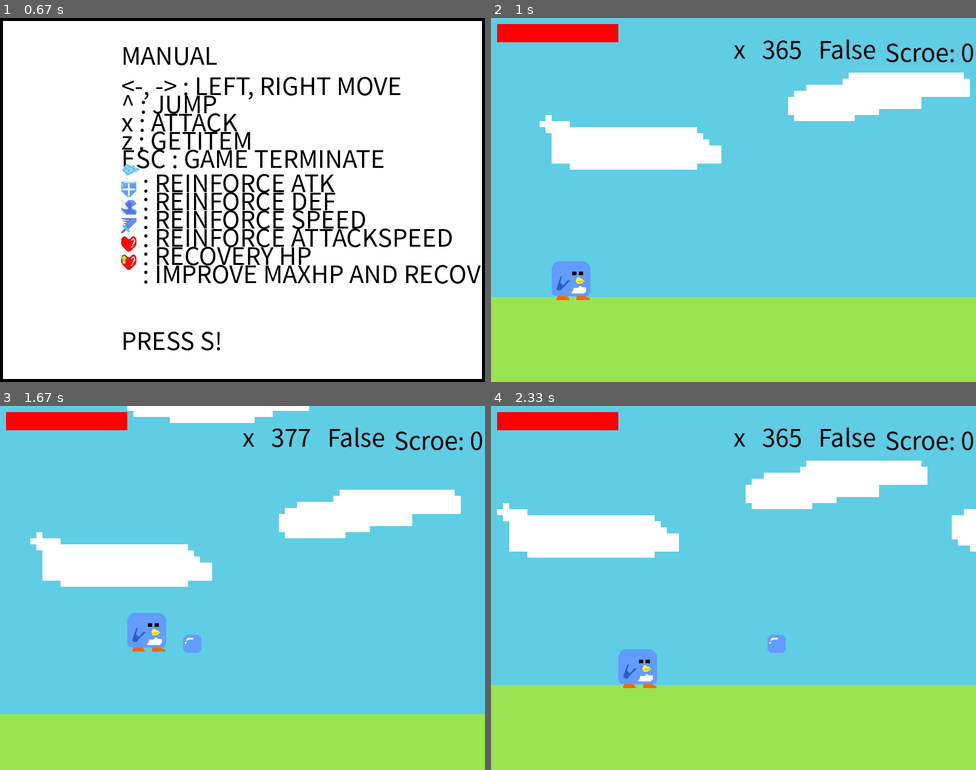
Above: before the commit, frames 1-4 (two rows, left to right).
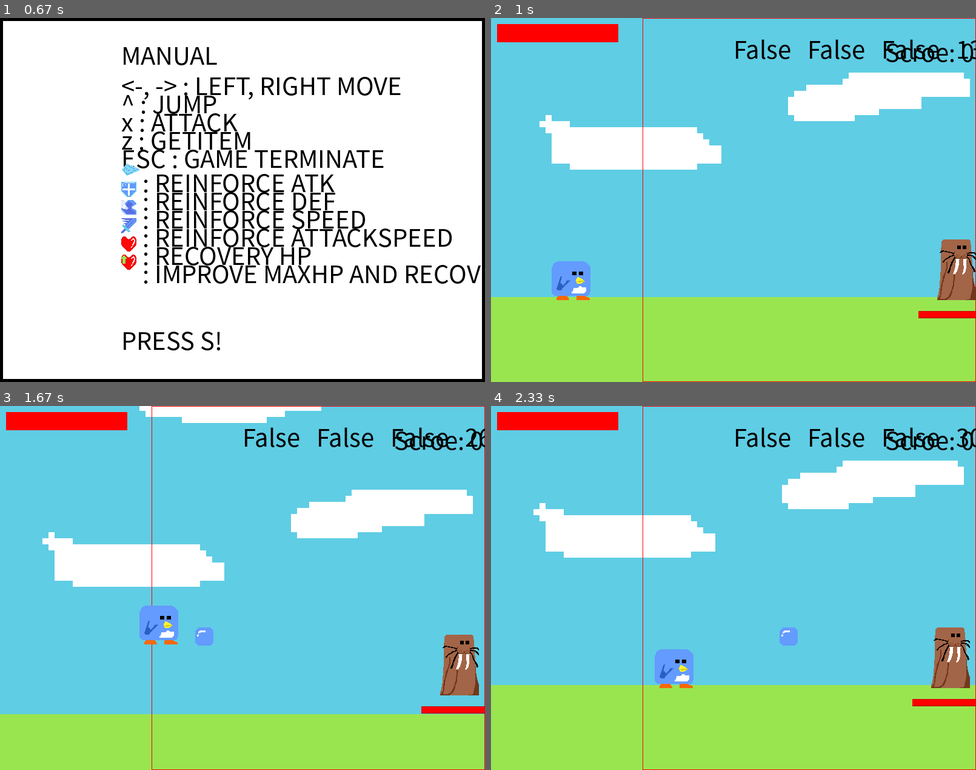
Above: after the commit, the same moments.

Repository: jeojw/code_practice
Game: pygame game, started from pygames/Adventure.py
The game is run twice, just before and just after one commit, with the same random seed, the same clock (stepped at 60 frames per second) and the same inputs.
Inputs:
- Up to frame 1 (0.67 s): tap S at 0.33 s
- Up to frame 2 (1 s): tap S at 0.67 s
- Up to frame 3 (1.67 s): hold Right 1-1.47 s; hold Up from 1.5 s (still down); tap X at 1.57 s
- Up to frame 4 (2.33 s): release Up at 1.8 s; hold Right 1.83-2.3 s; tap X at 1.9, 2.2 s

Frame 1 is identical in both runs. In frame 2, 2.8% of the frame differs, in the area x 31-100%, y 0-100%; in frame 3, 5.5%; in frame 4, 9.1%, in the area x 1-100%, y 0-100%.

Commit message:
일단..... 어느 정도 카메라 오류는 어느 정도 수정했으나... 플레이어가 점프했을때 적의 y좌표 오류는 여전함

Diff:
--- a/pygames/Adventure.py
+++ b/pygames/Adventure.py
@@ -16,6 +16,8 @@
 
 CAMERAXMARGIN = 250
 CAMERAYMARGIN = 200
+
+JUMPDISTANCE = 80
 
 '''
 오브젝트의 스텟 관련 변수
@@ -147,13 +149,17 @@
         self.ClearStage = False # 스테이지가 클리어 됬는지 아닌지 판별하는 불값
         self.XCameraMoveable = True # 카메라가 이동가능한 상태인지 설정시켜주는 불값
         self.isXCameraMove = False # 지금 카메라가 작동하고 있는지 판별시켜주는 불값
+        self.forceXMove = False # 모든 적이 죽었르 경우 발동되는 불값
         self.isYCameraMove = False
         self.isSlackColide = False
         self.CameraDirection = LEFT # 카메라 방향
-        self.Deadboollist = []
+        self.DeadCounts = 0
         self.CameraPos = [0, 0] # 카메라 위치
         self.CameraSlack = pygame.Rect(CAMERAXMARGIN, CAMERAYMARGIN, x_size - CAMERAXMARGIN * 2, MAP_GROUND - CAMERAYMARGIN)
 
+        self.dx = 0
+        self.dy = 0
+
         self.score = 0 # 스코어
 
     def UpdateScore(self):
@@ -161,7 +167,7 @@
         스코어를 업데이트시켜주는 메서드
         '''
         itemscore = self.PLAYER.itemcounts * 10
-        killscore = len(self.Deadboollist) * 40
+        killscore = self.DeadCounts * 40
         stageclearscore = 0
 
         if (self.ClearStage):
@@ -287,7 +293,7 @@
             self.PLAYER.SetStat(*PlayerStat)
             Itemlist.append(ItemObject(900, MAP_GROUND, HPRECOVERY))
 
-            Enemylist.append(EnemyObject(1900))
+            Enemylist.append(EnemyObject(800))
             #Enemylist.append(EnemyObject(300))
             #Enemylist.append(EnemyObject(500))
             #Enemylist.append(EnemyObject(700))
@@ -300,19 +306,31 @@
         '''
         Enemylist.clear()
         Itemlist.clear()
+        self.DeadCounts = 0
 
     def DrawStage(self):
         '''
         스테이지를 그려주는 메서드
         '''
         Screen.blit(self.mapImages[self.stage - 1], (0, y_size - map_y_size), (self.CameraPos[0], self.CameraPos[1], map_x_size, map_y_size))
+        pygame.draw.rect(Screen, RED, [CAMERAXMARGIN, 0, x_size - CAMERAXMARGIN, y_size], 1)
         write(SmallFont, 'Scroe: ' + str(self.score), BLACK, 650, 25)
 
-    def CameraMovement(self, dx=0, dy=0):
+    def UpdateEnemy(self):
+        for enemy in Enemylist:
+            if (enemy.GetCondition(DEAD)):
+                self.DeadCounts += 1
+                break
+            else:
+                continue
+
+    def CameraXMovement(self, dx=0):
         '''
         카메라 이동을 관리하는 메서드
         '''
         self.CameraPos[0] += dx
+
+    def CameraYMovement(self, dy=0):
         self.CameraPos[1] += dy
 
     def UpdateCamera(self):
@@ -325,38 +343,35 @@
 
         if (self.CameraPos[0] + x_size >= map_x_size):
             self.CameraPos[0] = map_x_size - x_size
-            self.isXCameraMove = False
             self.XCameraMoveable = False
         elif (PlayerCenterX <= CAMERAXMARGIN and self.CameraPos[0] <= 0):
             self.CameraPos[0] = 0
-            self.isYCameraMove = False
             self.XCameraMoveable = False
 
         for enemy in Enemylist:
-            if (enemy.GetPos(X) < x_size and enemy.GetPos(X) >= 0):
-                self.isXCameraMove = False
+            if (enemy.GetPos(X) <= x_size - enemy.GetSize(WIDTH) and enemy.GetPos(X) >= 0):
                 if (not enemy.GetCondition(DEAD)):
+                    self.isXCameraMove = False
                     self.XCameraMoveable = False
-                else:
+                elif (enemy.GetCondition(DEAD)):
                     self.XCameraMoveable = True
-                    if (PlayerCenterX > CAMERAXMARGIN):
-                        self.isXCameraMove = True
-
-
-        if (self.XCameraMoveable is False):
+                    if (self.CameraPos[0] > 0 and self.CameraPos[1] < map_x_size - x_size):
+                        if (PlayerCenterX > CAMERAXMARGIN and self.CameraDirection == RIGHT):
+                            self.forceXMove = True
+                        else:
+                            self.forceXMove = False
+        if (self.PLAYER.GetCondition(WALK)):
+            self.isXCameraMove = True
+        else:
+            self.isXCameraMove = False
+
+        if (not self.XCameraMoveable):
             if (self.CameraPos[0] >= map_x_size - x_size):
                 if (PlayerCenterX < CAMERAXMARGIN):
                     self.XCameraMoveable = True
             elif (self.CameraPos[0] <= 0):
                 if (PlayerCenterX > CAMERAXMARGIN):
                     self.XCameraMoveable = True
-
-        else:
-            if (self.PLAYER.GetCondition(WALK) or PlayerCenterX > CAMERAXMARGIN):
-                self.isXCameraMove = True
-            else:
-                self.isXCameraMove = False
-
 
         if (self.PLAYER.GetCondition(ONGROUND)):
             self.CameraPos[1] = 0
@@ -481,7 +496,10 @@
         PlayerCenterX = Stage.GetPlayer().GetPos(X) + Stage.GetPlayer().GetSize(WIDTH) / 2
         PlayerDirection = Stage.GetPlayer().GetCondition(DIRECTION)
 
-        if (Stage.XCameraMoveable):
+        self.hitbox.x = self.x_pos
+        self.hitbox.bottom = self.y_pos
+
+        if (Stage.XCameraMoveable and Stage.isXCameraMove):
             if (PlayerCenterX <= CAMERAXMARGIN and PlayerDirection == LEFT):
                 self.x_pos += Stage.GetPlayer().GetStat(SPEED)
             elif (PlayerCenterX >= CAMERAXMARGIN and PlayerDirection == RIGHT):
@@ -491,15 +509,9 @@
             if (Stage.GetPlayer().airSpace != 0):
                 self.y_pos -= Stage.GetPlayer().airSpace
             else:
-                if (Stage.GetPlayer().gravity != 0):
-                    self.y_pos -= Stage.GetPlayer().gravity
-                else:
-                    pass
+                self.y_pos -= Stage.GetPlayer().gravity
         else:
             self.y_pos = MAP_GROUND
-
-        self.hitbox.x = self.x_pos
-        self.hitbox.bottom = self.y_pos
 
 class LifeObject(object):
     '''
@@ -729,7 +741,7 @@
             if (self.hitbox.bottom < MAP_GROUND):
                 self.y_pos += 0
             else:
-                self.y_pos -= 0.1
+                self.y_pos -= 12
 
     def attack(self):
         '''
@@ -817,9 +829,9 @@
         통합 draw 메서드
         가독성을 위해서
         '''
-        self.drawEffect()
         self.drawPos()
         self.drawStat()
+        self.drawEffect()
 
     def updateCooldown(self):
         '''
@@ -1079,10 +1091,10 @@
         플레이어의 스텟을 그려주는 메서드
         '''
         Length = 200
-        convertConficient = self.MAXHP / 200
+        convertConficient = Length / self.MAXHP
         pygame.draw.rect(Screen, VIRGINRED, (10, 10, Length, 30), 2)
         if (self.HP >= 0):
-            pygame.draw.rect(Screen, RED, (10, 10, self.HP / convertConficient , 30))
+            pygame.draw.rect(Screen, RED, (10, 10, self.HP * convertConficient , 30))
 
         if (self.itemType == ICE):
             Screen.blit(ICEICON, (Length + 20, 15))
@@ -1141,6 +1153,183 @@
         self.hitbox.x = self.x_pos
         self.hitbox.bottom = self.y_pos
 
+        if (Stage.GetCameraView(X) <= map_x_size - x_size or Stage.GetCameraView(X) >= 0):
+            if (self.hitbox.centerx > CAMERAXMARGIN and self.direction == RIGHT):
+                if (Stage.XCameraMoveable):
+                    Stage.CameraXMovement(self.SPEED)
+                    self.x_pos -= self.SPEED
+            elif (self.hitbox.centerx <= CAMERAXMARGIN and Stage.GetCameraView(X) > 0 and self.direction == LEFT):
+                if (Stage.XCameraMoveable):
+                    Stage.CameraXMovement(-self.SPEED)
+                    self.x_pos += self.SPEED
+
+        if (self.isOnGround is False):
+            if (self.airSpace != 0):
+                Stage.CameraYMovement(self.airSpace)
+            else:
+                Stage.CameraYMovement(self.gravity)
+
+        if (Stage.XCameraMoveable is False):
+            if (self.hitbox.left <= MAP_LIMIT_LEFT):
+                self.x_pos = MAP_LIMIT_LEFT
+            if (self.hitbox.right >= MAP_LIMIT_RIGHT):
+                self.x_pos = MAP_LIMIT_RIGHT - self.hitbox.width
+
+        if (self.isOnGround is False):
+            self.y_pos += self.airSpace
+            if (self.y_pos <= MAP_GROUND - JUMPDISTANCE):
+                self.airSpace = 0
+                self.gravity = 7
+            self.y_pos += self.gravity
+        if (self.y_pos >= MAP_GROUND):
+            self.y_pos = MAP_GROUND
+            self.isOnGround = True
+            self.gravity = 0
+            self.airSpace = -12
+
+        if (self.isWalk and self.isAttack is False):
+            if (self.direction == LEFT):
+                self.x_pos += -self.SPEED
+            elif (self.direction == RIGHT):
+                self.x_pos += self.SPEED
+
+
+class EnemyObject(LifeObject):
+    def __init__(self, x_pos, y_pos=None):
+        '''
+        적의 기본적인 정보를 저장하는 생성자
+        '''
+        super().__init__(x_pos, y_pos)
+
+        self.direction = RIGHT
+        self.isDrop = False # 아이템 드랍 관련 불값
+        self.isDetect = False # 플레이어 발견 관련 불값
+        self.attackRange = 75 # 공격 범위
+        self.atkcool = 1
+
+        static = [pygame.image.load('enemy_sprite/enemy_static.png')]
+        dead = [pygame.image.load('enemy_sprite/enemy_dead.png')]
+        walk = [pygame.image.load('enemy_sprite/enemy_walk_' + str(i) + '.png') for i in range(1, 3)]
+        attack = [pygame.image.load('enemy_sprite/enemy_attack_' + str(i) + '.png') for i in range(1, 3)]
+        getattack = [pygame.image.load('enemy_sprite/enemy_get_attack.png')]
+
+        self.spritelist = [static, walk, attack, getattack, dead]
+        self.cursprite = self.spritelist[self.cur][self.index]
+        self.hitbox = self.cursprite.get_rect(bottomleft=(self.x_pos, self.y_pos))
+
+        self.animation_time = round(100 / len(self.spritelist[self.cur] * 100), 2)
+
+    def GetPos(self, pos):
+        '''
+        오브젝트의 위치 반환
+        '''
+        try:
+            if (pos == 'x'):
+                return self.hitbox.x
+            elif (pos == 'y'):
+                return self.hitbox.y
+            else:
+                raise ValueError
+        except ValueError:
+            print('Not Pos!!!!')
+
+    def GetSize(self, length):
+        '''
+        오브젝트의 크기 반환
+        '''
+        try:
+            if (length == 'width'):
+                return self.hitbox.width
+            elif (length == 'height'):
+                return self.hitbox.height
+            else:
+                raise ValueError
+        except ValueError:
+            print('Not Lenght!!!')
+
+    def dropItem(self):
+        '''
+        아이템을 드롭시키는 함수, 나중에 확률에 따라 드랍시킬 생각
+        '''
+        trueDrop = random.choices(range(1, len(ItemTypes)), weights = [1, 1, 1, 1, 1])
+        if (trueDrop.pop() >= 4):
+            image = random.choice(ItemTypes)
+            Itemlist.append(ItemObject(self.x_pos, self.y_pos, image))
+        else:
+            pass
+
+    def detectPlayer(self):
+        '''
+        플레이어를 감지하는 함수
+        '''
+        if (self.isDetect is False):
+            self.effectStart = pygame.time.get_ticks()
+        self.isDetect = True
+        self.effectElapsed = (pygame.time.get_ticks() - self.effectStart) / 1000
+        if (self.effectElapsed >= self.effectTime):
+            self.effectStart = 0
+            self.effectElapsed = 0
+
+    def AI(self, player):
+        '''
+        기본적의 적의 AI
+        플레이어에 상태에 따라서 업데이트가 된다
+        '''
+        distance = self.hitbox.centerx - (player.GetPos(X) + player.GetSize(WIDTH) / 2) #플레이어와 적과의 거리를 계산함
+        if (abs(distance) <= 400 or self.HP != self.MAXHP):
+            self.detectPlayer()
+
+        if (self.isDetect):
+            if (distance > 0):
+                self.leftwalk()
+            else:
+                self.rightwalk()
+
+        if (abs(distance) <= self.attackRange):
+            if (player.GetCondition(HITBOX)):
+                self.attack()
+                if (self.coolElapsed != 0 and self.checkcollision(player)):
+                    self.static()
+
+        for projectile in player.GetProjectiles():
+            if (len(player.GetProjectiles()) != 0):
+                if (self.isHitbox):
+                    if (self.checkcollision(projectile)):
+                        self.index = 0
+                        self.getattack(player)
+                        player.GetProjectiles().remove(projectile)
+
+        if (player.GetCondition(DEAD)):
+            self.static()
+
+        if (self.isDead and self.isDrop is False):
+            self.dropItem()
+            self.isDrop = True
+
+    def drawEffect(self):
+        if (self.isDetect):
+            if (self.effectElapsed != 0):
+                Screen.blit(DETECTICON, (self.x_pos - 30, self.hitbox.top - 30))
+
+    def drawStat(self):
+        Length = 125
+        convertConficient = Length / self.MAXHP
+        pygame.draw.rect(Screen, VIRGINRED, (self.hitbox.centerx - Length / 2,
+                                             self.hitbox.bottom + 18, Length, 12), 3)
+        if (self.HP >= 0):
+            pygame.draw.rect(Screen, RED, (self.hitbox.centerx - Length / 2,
+                                           self.hitbox.bottom + 19, self.HP * convertConficient, 9))
+
+    def updatePos(self, Stage):
+        '''
+        오브젝트의 위치를 업데이트 시키는 메서드
+        '''
+        PlayerDirection = Stage.GetPlayer().GetCondition(DIRECTION)
+        PlayerSpeed = Stage.GetPlayer().GetStat(SPEED)
+
+        self.hitbox.x = self.x_pos
+        self.hitbox.bottom = self.y_pos
+
         if (self.isOnGround is False):
             self.y_pos += self.airSpace
             if (self.y_pos <= MAP_GROUND - 80):
@@ -1153,213 +1342,29 @@
             self.gravity = 0
             self.airSpace = -12
 
-        if (Stage.XCameraMoveable is False):
-            if (self.hitbox.left <= MAP_LIMIT_LEFT):
-                self.x_pos = MAP_LIMIT_LEFT
-            if (self.hitbox.right >= MAP_LIMIT_RIGHT):
-                self.x_pos = MAP_LIMIT_RIGHT - self.hitbox.width
-
         if (self.isWalk and self.isAttack is False):
             if (self.direction == LEFT):
                 self.x_pos += -self.SPEED
             elif (self.direction == RIGHT):
                 self.x_pos += self.SPEED
 
-        if (Stage.GetCameraView(X) <= map_x_size - x_size or Stage.GetCameraView(X) >= 0):
-            if (self.hitbox.centerx > CAMERAXMARGIN and self.direction == RIGHT):
-                if (Stage.XCameraMoveable):
-                    Stage.CameraMovement(self.SPEED, 0)
-                    self.x_pos -= self.SPEED
-                else:
-                    pass
-            elif (self.hitbox.centerx < CAMERAXMARGIN and Stage.GetCameraView(X) > 0 and self.direction == LEFT):
-                if (Stage.XCameraMoveable):
-                    Stage.CameraMovement(-self.SPEED, 0)
-                    self.x_pos += self.SPEED
-                else:
-                    pass
-
-        if (self.isOnGround is False):
-            if (self.airSpace != 0):
-                Stage.CameraMovement(0, self.airSpace)
-            else:
-                if (self.gravity != 0):
-                    Stage.CameraMovement(0, self.gravity)
-                else:
-                    pass
-
-
-class EnemyObject(LifeObject):
-    def __init__(self, x_pos, y_pos=None):
-        '''
-        적의 기본적인 정보를 저장하는 생성자
-        '''
-        super().__init__(x_pos, y_pos)
-
-        self.direction = RIGHT
-        self.isDrop = False # 아이템 드랍 관련 불값
-        self.isDetect = False # 플레이어 발견 관련 불값
-        self.attackRange = 75 # 공격 범위
-        self.atkcool = 1
-
-        static = [pygame.image.load('enemy_sprite/enemy_static.png')]
-        dead = [pygame.image.load('enemy_sprite/enemy_dead.png')]
-        walk = [pygame.image.load('enemy_sprite/enemy_walk_' + str(i) + '.png') for i in range(1, 3)]
-        attack = [pygame.image.load('enemy_sprite/enemy_attack_' + str(i) + '.png') for i in range(1, 3)]
-        getattack = [pygame.image.load('enemy_sprite/enemy_get_attack.png')]
-
-        self.spritelist = [static, walk, attack, getattack, dead]
-        self.cursprite = self.spritelist[self.cur][self.index]
-        self.hitbox = self.cursprite.get_rect(bottomleft=(self.x_pos, self.y_pos))
-
-        self.animation_time = round(100 / len(self.spritelist[self.cur] * 100), 2)
-
-    def GetPos(self, pos):
-        '''
-        오브젝트의 위치 반환
-        '''
-        try:
-            if (pos == 'x'):
-                return self.hitbox.x
-            elif (pos == 'y'):
-                return self.hitbox.y
-            else:
-                raise ValueError
-        except ValueError:
-            print('Not Pos!!!!')
-
-    def GetSize(self, length):
-        '''
-        오브젝트의 크기 반환
-        '''
-        try:
-            if (length == 'width'):
-                return self.hitbox.width
-            elif (length == 'height'):
-                return self.hitbox.height
-            else:
-                raise ValueError
-        except ValueError:
-            print('Not Lenght!!!')
-
-    def dropItem(self):
-        '''
-        아이템을 드롭시키는 함수, 나중에 확률에 따라 드랍시킬 생각
-        '''
-        trueDrop = random.choices(range(1, len(ItemTypes)), weights = [1, 1, 1, 1, 1])
-        if (trueDrop.pop() >= 4):
-            image = random.choice(ItemTypes)
-            Itemlist.append(ItemObject(self.x_pos, self.y_pos, image))
-        else:
-            pass
-
-    def detectPlayer(self):
-        '''
-        플레이어를 감지하는 함수
-        '''
-        if (self.isDetect is False):
-            self.effectStart = pygame.time.get_ticks()
-        self.isDetect = True
-        self.effectElapsed = (pygame.time.get_ticks() - self.effectStart) / 1000
-        if (self.effectElapsed >= self.effectTime):
-            self.effectStart = 0
-            self.effectElapsed = 0
-
-    def AI(self, player):
-        '''
-        기본적의 적의 AI
-        플레이어에 상태에 따라서 업데이트가 된다
-        '''
-        distance = self.hitbox.centerx - (player.GetPos(X) + player.GetSize(WIDTH) / 2) #플레이어와 적과의 거리를 계산함
-        if (abs(distance) <= 400 or self.HP != self.MAXHP):
-            self.detectPlayer()
-
-        if (self.isDetect):
-            if (distance > 0):
-                self.leftwalk()
-            else:
-                self.rightwalk()
-
-        if (abs(distance) <= self.attackRange):
-            if (player.GetCondition(HITBOX)):
-                self.attack()
-                if (self.coolElapsed != 0 and self.checkcollision(player)):
-                    self.static()
-
-        for projectile in player.GetProjectiles():
-            if (len(player.GetProjectiles()) != 0):
-                if (self.isHitbox):
-                    if (self.checkcollision(projectile)):
-                        self.index = 0
-                        self.getattack(player)
-                        player.GetProjectiles().remove(projectile)
-
-        if (player.GetCondition(DEAD)):
-            self.static()
-
-        if (self.isDead and self.isDrop is False):
-            self.dropItem()
-            self.isDrop = True
-
-        return distance
-
-    def drawEffect(self):
-        if (self.isDetect):
-            if (self.effectElapsed != 0):
-                Screen.blit(DETECTICON, (self.x_pos - 30, self.hitbox.top - 30))
-
-    def drawStat(self):
-        Length = 125
-        convertConficient = self.MAXHP / Length
-        pygame.draw.rect(Screen, VIRGINRED, (self.hitbox.centerx - Length / 2,
-                                             self.hitbox.bottom + 18, Length, 12), 3)
-        if (self.HP >= 0):
-            pygame.draw.rect(Screen, RED, (self.hitbox.centerx - Length / 2,
-                                           self.hitbox.bottom + 19, self.HP / convertConficient, 9))
-
-    def updatePos(self, Stage):
-        '''
-        오브젝트의 위치를 업데이트 시키는 메서드
-        '''
-        PlayerDirection = Stage.GetPlayer().GetCondition(DIRECTION)
-        PlayerSpeed = Stage.GetPlayer().GetStat(SPEED)
-
-        self.hitbox.x = self.x_pos
-        self.hitbox.bottom = self.y_pos
-
-        if (self.isOnGround is False):
-            self.y_pos += self.airSpace
-            if (self.y_pos <= MAP_GROUND - 80):
-                self.airSpace = 0
-                self.gravity = 7
-            self.y_pos += self.gravity
-        if (self.y_pos >= MAP_GROUND):
-            self.y_pos = MAP_GROUND
-            self.isOnGround = True
-            self.gravity = 0
-            self.airSpace = -12
-
-        if (self.isWalk and self.isAttack is False):
-            if (self.direction == LEFT):
-                self.x_pos += -self.SPEED
-            elif (self.direction == RIGHT):
-                self.x_pos += self.SPEED
-
-        if (Stage.isXCameraMove):
+        if (Stage.XCameraMoveable and (Stage.isXCameraMove or Stage.forceXMove)):
             if (PlayerDirection == LEFT):
                 self.x_pos += PlayerSpeed
             elif (PlayerDirection == RIGHT):
                 self.x_pos -= PlayerSpeed
 
+        elif (not Stage.isXCameraMove and (self.x_pos <= x_size and self.x_pos >= 0)):
+            if (self.hitbox.left <= MAP_LIMIT_LEFT):
+                self.x_pos = MAP_LIMIT_LEFT #좌표 보정인데.... 오류라서
+            if (self.hitbox.right >= MAP_LIMIT_RIGHT):
+                self.x_pos = MAP_LIMIT_RIGHT - self.hitbox.width
+
         if (not Stage.GetPlayer().GetCondition(ONGROUND)):
             if (Stage.GetPlayer().airSpace != 0):
                 self.y_pos -= Stage.GetPlayer().airSpace
             else:
-                if (Stage.GetPlayer().gravity != 0):
-                    self.y_pos -= Stage.GetPlayer().gravity
-                else:
-                    pass
-
+                self.y_pos -= Stage.GetPlayer().gravity
         else:
             self.y_pos = MAP_GROUND
 
@@ -1380,9 +1385,7 @@
         첫번째 변수는 스프라이트 업데이트 주기 설정, 두번째 변수는 AI가 작동될 목표
         '''
         self.AI(Stage.GetPlayer())
-        self.updateCondition()
-        self.updatePos(Stage)
-        self.updateSprite(dt)
+        super().update(dt, Stage)
 
 class BossObject(EnemyObject):
     def __init__(self, x_pos, y_pos=None):
@@ -1453,10 +1456,10 @@
                     else:
                         Stage.GetPlayer().dead()
 
+        Stage.UpdateStage()
         Stage.DrawStage() #?
         Stage.GetPlayer().update(1, Stage) #?
         Stage.GetPlayer().draw() #? #?
-        Stage.UpdateStage()
         if (len(Stage.GetPlayer().GetProjectiles()) != 0):
             for projectile in Stage.GetPlayer().GetProjectiles():
                 projectile.move()
@@ -1480,7 +1483,7 @@
         if (Stage.GetPlayer().GetCondition(DEAD)):
             return False
 
-        write(SmallFont, str('x') + '   ' + str(Enemylist[0].GetPos(Y)) + '   ' + str(Stage.isXCameraMove), BLACK, 400, 20)
+        write(SmallFont, str(Stage.forceXMove) + '   ' + str(Stage.isXCameraMove) + '   ' + str(Stage.XCameraMoveable) + '   ' + str(Stage.PLAYER.hitbox.centerx), BLACK, 400, 20)
         pygame.display.update()
         Clock.tick(FPS)
 
